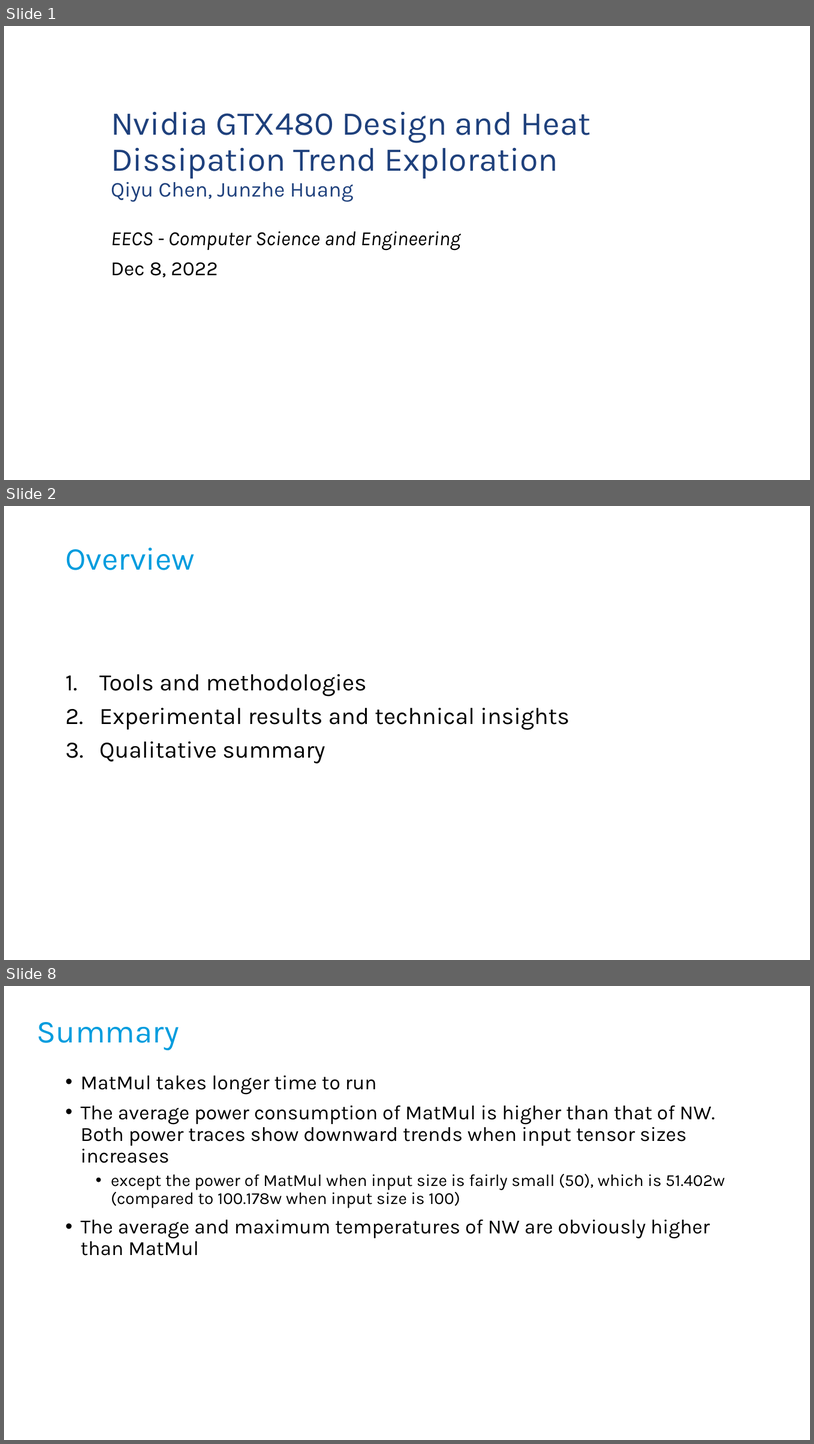
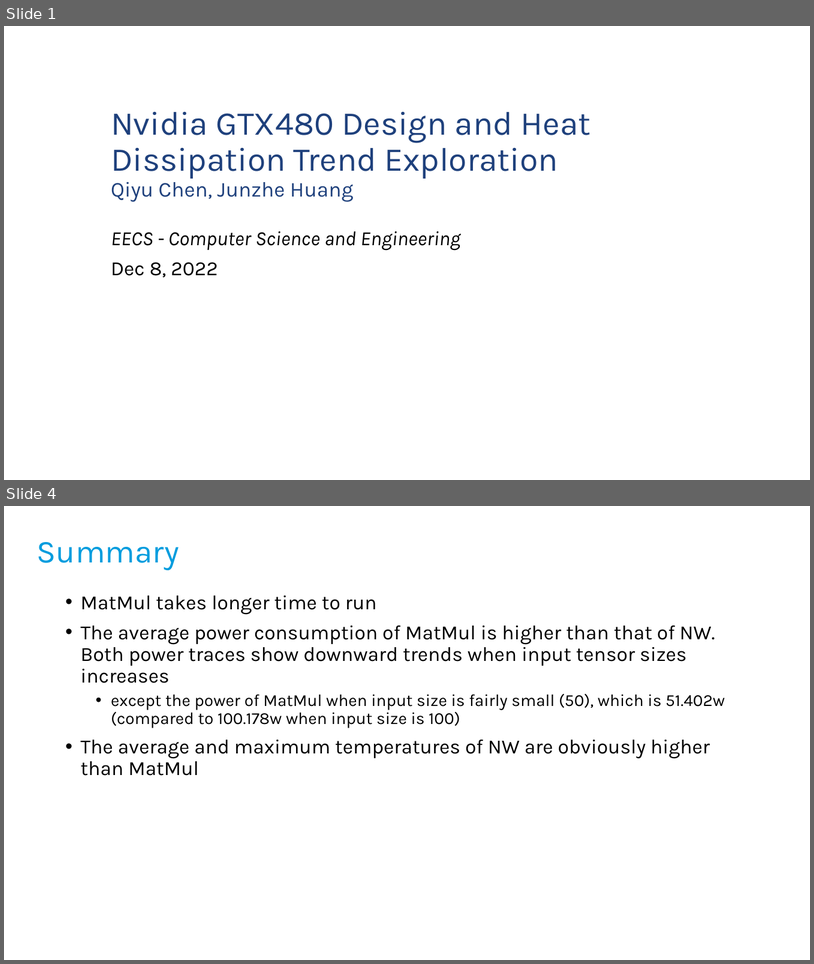
Before and after one commit to chirain1206/CSE530_final_project, a slide deck: presentation.pptx. Shown one above the other, each under a label of ours: slides 1, 2 and 8 before the commit, slides 1 and 4 after it; the slides between them are not shown. The pictures are 814x1444 and 814x964 pixels, drawn with LibreOffice and Linux fonts; fonts in the diff are those of the drawing; background and template pictures are left out. Boxes give left, top, right and bottom in pixels: in the first picture for what was removed or moved away, otherwise in the second. Text is boxed around its words. In the diff, an @@ line names an element or a change of style, - is before the commit and + after.

```diff
--- a/presentation.pptx
+++ b/presentation.pptx
@@ slide 2 removed at box(4, 506, 810, 960), background #FFFFFF @@
@@ title removed at box(65, 547, 195, 570) @@
-Overview
@@ text removed at box(99, 674, 570, 763) @@
-1. Tools and methodologies
-2. Experimental results and technical insights
-3. Qualitative summary
@@ what was slide 8 is now slide 4 @@
```
Also in this commit, not shown: 2 slides changed, 3 other slides removed.
